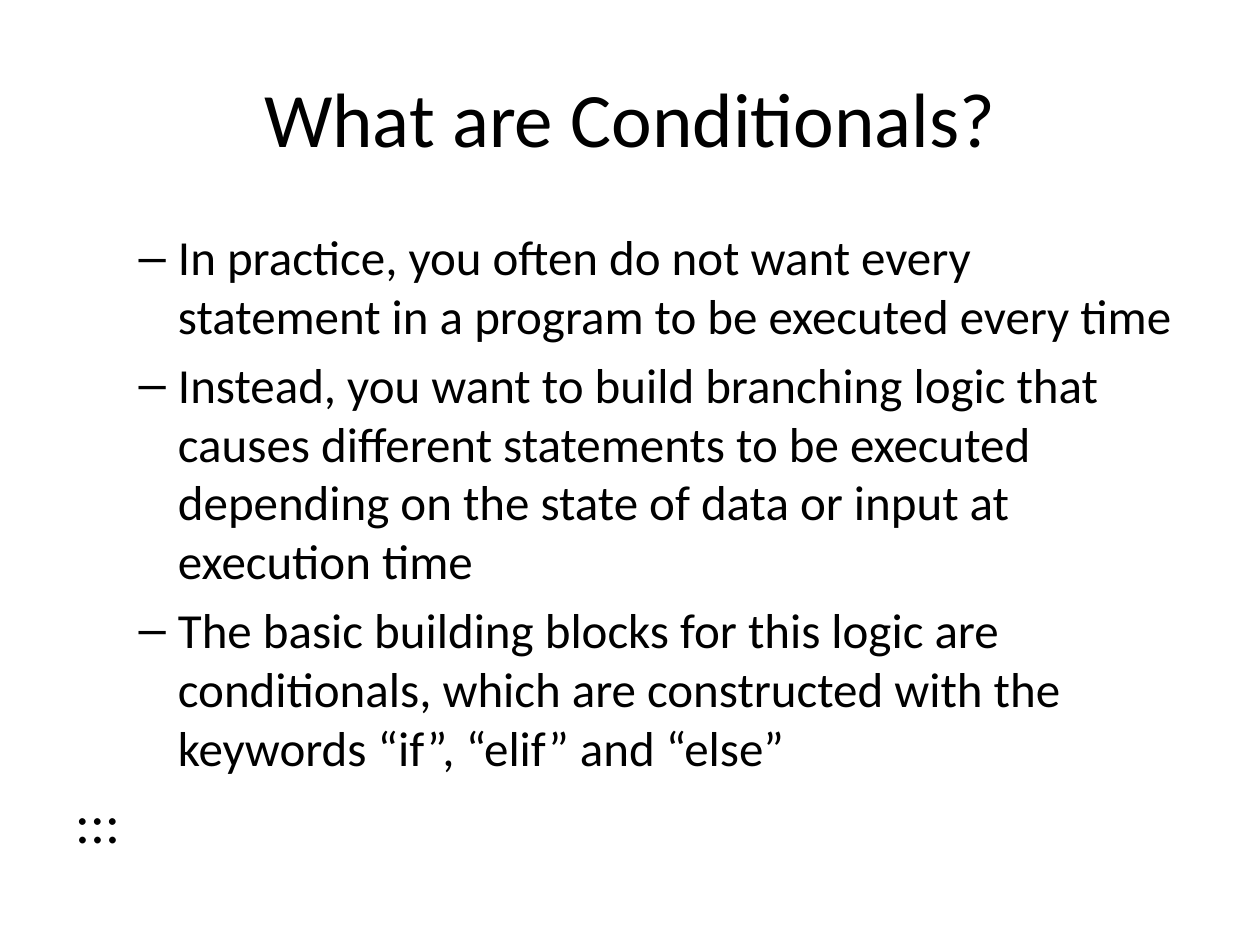
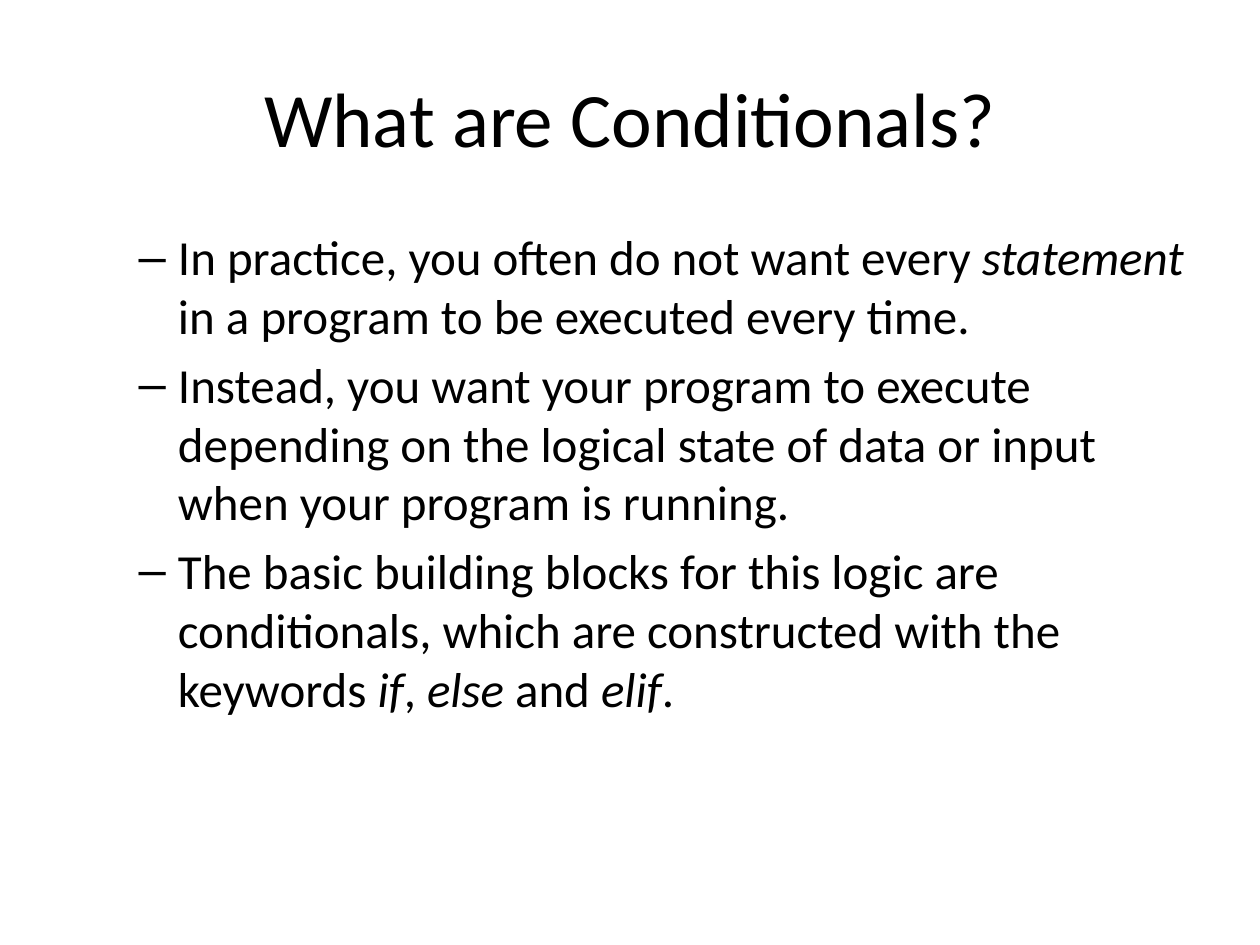
Before and after one commit to edsu/inst326, a slide deck: slide 19 of modules/module01/slides.pptx (slide 9 before the commit). Drawn at 1260x945 pixels with LibreOffice and Linux fonts; fonts in the diff are those of the drawing. Boxes give left, top, right and bottom in pixels: in the first picture for what was removed or moved away, otherwise in the second. Text is boxed around its words. In the diff, an @@ line names an element or a change of style, - is before the commit and + after.

Commit message:
latest build

```diff
--- a/modules/module01/slides.pptx
+++ b/modules/module01/slides.pptx
@@ text at (x1=178, y1=241, x2=1184, y2=715): text changed @@
-  – In practice, you often do not want every statement in a program to be executed every time
-  – Instead, you want to build branching logic that causes different statements to be executed depending on the state of data or input at execution time
-  – The basic building blocks for this logic are conditionals, which are constructed with the keywords “if”, “elif” and “else”
-:::
+  – In practice, you often do not want every statement in a program to be executed every time.
+  – Instead, you want your program to execute depending on the logical state of data or input when your program is running.
+  – The basic building blocks for this logic are conditionals, which are constructed with the keywords if, else and elif.
```
Also in this commit, not shown: 5 other slides changed, 15 slides added, 3 slides removed, 4 other files.
